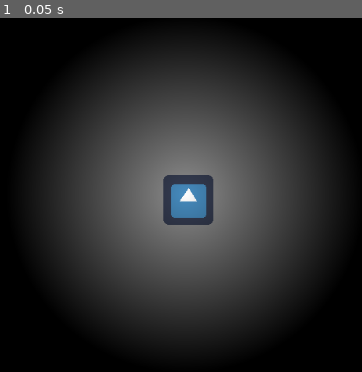
Above: before the commit, frame 1.
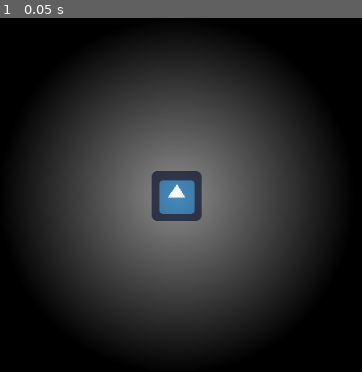
Above: after the commit, the same moment.

Repository: carlosecb/meeting_jam
Game: Godot game, scene res://Node2D.tscn
Same seed, same stepped clock (60 frames per second), same inputs: the game is played once before the commit and once after it. The engine's default icon, where the game draws it, is replaced by a stand-in: a white triangle on a blue panel in a dark square.
Inputs:
- Up to frame 1 (0.05 s): no input

The runs differ from the first frame. In frame 1, 1.8% of the frame differs, in the area x 41-59%, y 43-59%.

Commit message:
Centralize sprites
Centralize sprites to a sigle node

Diff:
--- a/src/Node2D.tscn
+++ b/src/Node2D.tscn
@@ -1,34 +1,27 @@
-[gd_scene load_steps=6 format=2]
+[gd_scene load_steps=5 format=2]
 
 [ext_resource path="res://gradient_circle.shader" type="Shader" id=1]
 [ext_resource path="res://icon.png" type="Texture" id=2]
 [ext_resource path="res://background.png" type="Texture" id=3]
-
-[sub_resource type="ShaderMaterial" id=1]
-shader = ExtResource( 1 )
 
 [sub_resource type="ShaderMaterial" id=2]
 shader = ExtResource( 1 )
 
 [node name="Node2D" type="Node2D"]
 
-[node name="background" type="Sprite" parent="."]
-position = Vector2( 478.496, 295.183 )
+[node name="player" type="Sprite" parent="."]
+position = Vector2( 500, 300 )
+
+[node name="background" type="Sprite" parent="player"]
 scale = Vector2( 9, 5 )
 texture = ExtResource( 3 )
 
-[node name="player" type="Sprite" parent="."]
-material = SubResource( 1 )
-
 [node name="Camera2D" type="Camera2D" parent="player"]
-position = Vector2( 513, 299 )
 
 [node name="icon" type="Sprite" parent="player"]
-position = Vector2( 515, 305 )
 texture = ExtResource( 2 )
 
 [node name="gradint_circle_shader" type="Sprite" parent="player"]
 material = SubResource( 2 )
-position = Vector2( 511.378, 297.608 )
 scale = Vector2( 9, 9 )
 texture = ExtResource( 3 )
